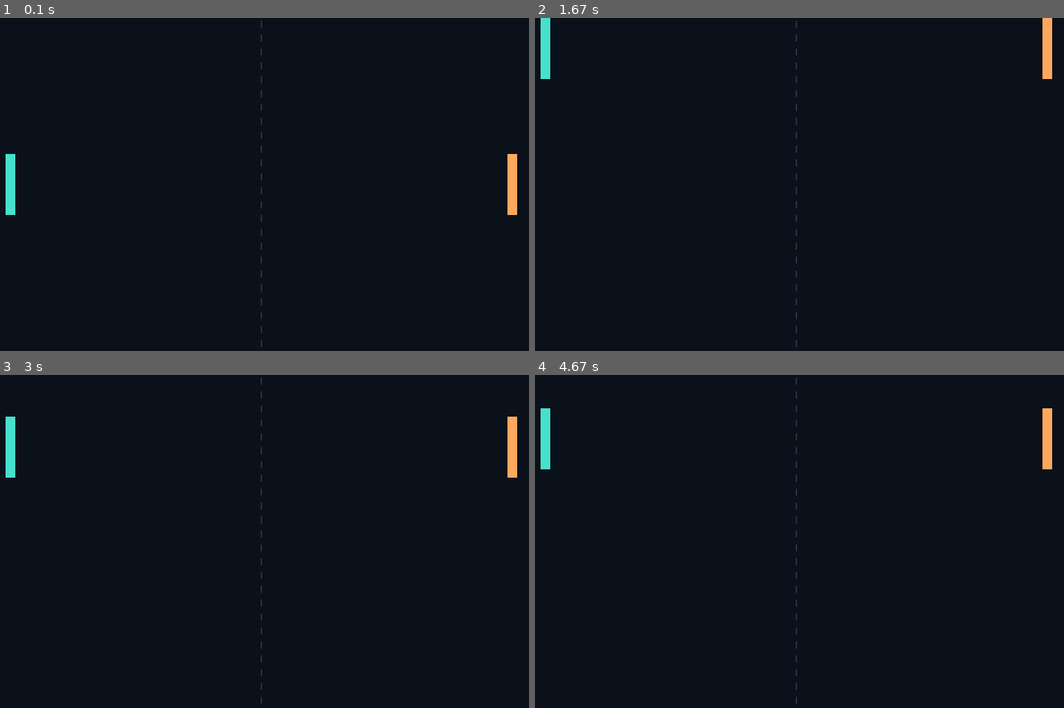
Above: before the commit, frames 1-4 (two rows, left to right).
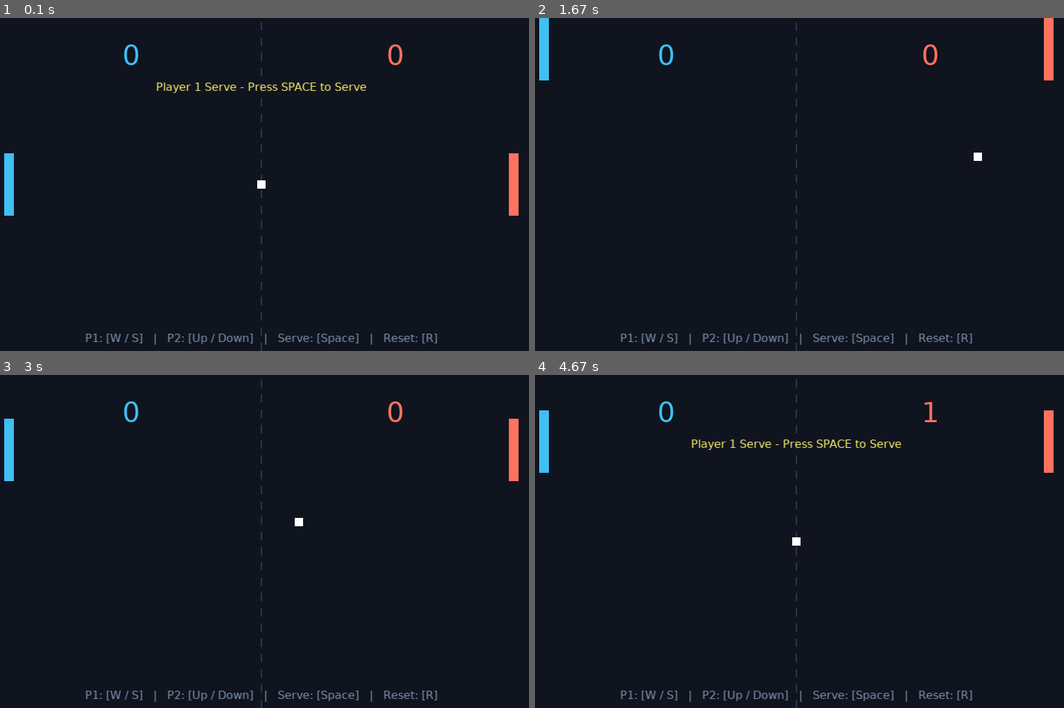
Above: after the commit, the same moments.

Repository: YAQOOBM6874/pong-game
Game: LÖVE game, started from main.lua
Same seed, same stepped clock (60 frames per second), same inputs: the game is played once before the commit and once after it.
Inputs:
- Up to frame 1 (0.1 s): no input
- Up to frame 2 (1.67 s): tap Space at 0.33, 0.73, 1.03, 1.23, 1.53 s; hold R 0.67-1.13 s; hold Up 0.67-1.13 s; hold W 0.67-1.13 s; hold Up 1.17-1.63 s; hold W 1.17-1.63 s
- Up to frame 3 (3 s): hold Down 1.67-1.97 s; hold S 1.67-1.97 s; tap Space at 1.73, 2.07, 2.47, 2.87 s; hold Up 2-2.37 s; hold W 2-2.37 s; hold Down 2.4-2.77 s; hold S 2.4-2.77 s; hold Up from 2.8 s (still down); hold W from 2.8 s (still down)
- Up to frame 4 (4.67 s): release Up at 3.1 s; release W at 3.1 s; hold Down 3.13-3.43 s; hold S 3.13-3.43 s; tap Space at 3.2, 3.53, 3.93, 4.33 s; hold Up 3.47-3.83 s; hold W 3.47-3.83 s; hold Down 3.87-4.23 s; hold S 3.87-4.23 s; hold Up 4.27-4.57 s; hold W 4.27-4.57 s; hold Down from 4.6 s (still down); hold S from 4.6 s (still down)

The runs differ from the first frame. In frame 1, 2.2% of the frame differs, in the area x 0-99%, y 0-100%; in frame 2, 1.8%; in frame 3, 1.8%; in frame 4, 2.2%.

Commit message:
Part 2: ball, AABB collisions, custom features, and README

Diff:
--- a/main.lua
+++ b/main.lua
@@ -1,41 +1,222 @@
-local width, height = 800, 480
-local left, right
-
-local function paddle(x)
-    return { x = x, y = (height - 88) / 2, width = 14, height = 88, speed = 360 }
-end
-
+-- Pong Game in Love2D
+-- Name: Yaqoub Al-Hanbali
+-- Section: 2 / 4
+
+local WINDOW_WIDTH = 800
+local WINDOW_HEIGHT = 480
+
+-- Game states: 'serve' or 'play'
+local gameState = "serve"
+local servingPlayer = 1
+
+local player1Score = 0
+local player2Score = 0
+
+-- Paddle tables storing position, size, and speed
+local player1 = {
+    x = 30,
+    y = 195,
+    width = 14,
+    height = 90,
+    speed = 380
+}
+
+local player2 = {
+    x = WINDOW_WIDTH - 30 - 14,
+    y = 195,
+    width = 14,
+    height = 90,
+    speed = 380
+}
+
+-- Ball table storing position, size, and velocity
+local ball = {
+    x = (WINDOW_WIDTH - 12) / 2,
+    y = (WINDOW_HEIGHT - 12) / 2,
+    width = 12,
+    height = 12,
+    dx = 280,
+    dy = 160
+}
+
+-- Fonts
+local scoreFont
+local smallFont
+
+-- Reset ball to center and set initial speed
+local function resetBall(server)
+    ball.x = (WINDOW_WIDTH - ball.width) / 2
+    ball.y = (WINDOW_HEIGHT - ball.height) / 2
+
+    local speedX = 280
+    local speedY = math.random(-140, 140)
+    if math.abs(speedY) < 40 then
+        speedY = (speedY >= 0 and 60 or -60)
+    end
+
+    if server == 1 then
+        ball.dx = speedX
+    else
+        ball.dx = -speedX
+    end
+    ball.dy = speedY
+end
+
+-- AABB collision detection between two rectangles
+local function checkCollision(r1, r2)
+    return r1.x < r2.x + r2.width and
+           r1.x + r1.width > r2.x and
+           r1.y < r2.y + r2.height and
+           r1.y + r1.height > r2.y
+end
+
+-- 1. love.load: runs once at the beginning to initialize settings and resources
 function love.load()
-    love.window.setMode(width, height)
+    love.window.setMode(WINDOW_WIDTH, WINDOW_HEIGHT, {
+        resizable = false,
+        vsync = true
+    })
     love.window.setTitle("Pong")
-    love.graphics.setBackgroundColor(0.045, 0.065, 0.10)
-    left = paddle(32)
-    right = paddle(width - 32 - 14)
-end
-
-local function movePaddle(p, up, down, dt)
-    local direction = 0
-    if love.keyboard.isDown(up) then direction = direction - 1 end
-    if love.keyboard.isDown(down) then direction = direction + 1 end
-    p.y = math.max(0, math.min(height - p.height, p.y + direction * p.speed * dt))
-end
-
+
+    math.randomseed(os.time())
+
+    scoreFont = love.graphics.newFont(40)
+    smallFont = love.graphics.newFont(16)
+
+    resetBall(servingPlayer)
+end
+
+-- 2. love.update: runs every frame to handle movement, physics, and collisions
 function love.update(dt)
-    movePaddle(left, "w", "s", dt)
-    movePaddle(right, "up", "down", dt)
-end
-
-local function drawRect(r)
-    love.graphics.rectangle("fill", r.x, r.y, r.width, r.height)
-end
-
+    -- Left paddle controls (W / S)
+    if love.keyboard.isDown("w") then
+        player1.y = player1.y - player1.speed * dt
+    elseif love.keyboard.isDown("s") then
+        player1.y = player1.y + player1.speed * dt
+    end
+
+    -- Right paddle controls (Up / Down)
+    if love.keyboard.isDown("up") then
+        player2.y = player2.y - player2.speed * dt
+    elseif love.keyboard.isDown("down") then
+        player2.y = player2.y + player2.speed * dt
+    end
+
+    -- Keep paddles inside the screen
+    player1.y = math.max(0, math.min(WINDOW_HEIGHT - player1.height, player1.y))
+    player2.y = math.max(0, math.min(WINDOW_HEIGHT - player2.height, player2.y))
+
+    -- Ball physics and collisions during active play
+    if gameState == "play" then
+        -- Move ball using horizontal and vertical velocities
+        ball.x = ball.x + ball.dx * dt
+        ball.y = ball.y + ball.dy * dt
+
+        -- Top and bottom wall bouncing
+        if ball.y <= 0 then
+            ball.y = 0
+            ball.dy = -ball.dy
+        elseif ball.y + ball.height >= WINDOW_HEIGHT then
+            ball.y = WINDOW_HEIGHT - ball.height
+            ball.dy = -ball.dy
+        end
+
+        -- Paddle collisions (AABB) + anti-stick repositioning + ball speedup
+        if checkCollision(ball, player1) and ball.dx < 0 then
+            ball.dx = -ball.dx * 1.04 -- custom feature: speed up slightly on hit
+            ball.x = player1.x + player1.width -- push outside paddle to prevent sticking
+
+            -- Add vertical angle variation based on hit position
+            local hitOffset = (ball.y + ball.height / 2) - (player1.y + player1.height / 2)
+            ball.dy = ball.dy + hitOffset * 2.5
+        end
+
+        if checkCollision(ball, player2) and ball.dx > 0 then
+            ball.dx = -ball.dx * 1.04 -- custom feature: speed up slightly on hit
+            ball.x = player2.x - ball.width -- push outside paddle to prevent sticking
+
+            local hitOffset = (ball.y + ball.height / 2) - (player2.y + player2.height / 2)
+            ball.dy = ball.dy + hitOffset * 2.5
+        end
+
+        -- Scoring: Player 2 scores if ball passes left edge
+        if ball.x + ball.width < 0 then
+            player2Score = player2Score + 1
+            servingPlayer = 1
+            resetBall(servingPlayer)
+            gameState = "serve"
+        end
+
+        -- Scoring: Player 1 scores if ball passes right edge
+        if ball.x > WINDOW_WIDTH then
+            player1Score = player1Score + 1
+            servingPlayer = 2
+            resetBall(servingPlayer)
+            gameState = "serve"
+        end
+    end
+end
+
+-- Single-press key events
+function love.keypressed(key)
+    if key == "escape" then
+        love.event.quit()
+    elseif key == "space" then
+        if gameState == "serve" then
+            gameState = "play"
+        end
+    elseif key == "r" then
+        -- Reset game scores and state
+        player1Score = 0
+        player2Score = 0
+        servingPlayer = 1
+        resetBall(servingPlayer)
+        gameState = "serve"
+    end
+end
+
+-- 3. love.draw: runs every frame to draw all visual elements
 function love.draw()
-    love.graphics.setColor(0.15, 0.20, 0.26)
-    for y = 4, height, 20 do
-        love.graphics.rectangle("fill", width / 2 - 1, y, 2, 10)
-    end
-    love.graphics.setColor(0.28, 0.88, 0.80)
-    drawRect(left)
-    love.graphics.setColor(1, 0.66, 0.38)
-    drawRect(right)
-end
+    -- Dark background
+    love.graphics.clear(0.06, 0.08, 0.12)
+
+    -- Dashed center line
+    love.graphics.setColor(0.2, 0.25, 0.32, 0.8)
+    for y = 6, WINDOW_HEIGHT, 22 do
+        love.graphics.rectangle("fill", WINDOW_WIDTH / 2 - 1, y, 2, 12)
+    end
+
+    -- Draw scores
+    love.graphics.setFont(scoreFont)
+    love.graphics.setColor(0.25, 0.75, 0.95) -- Player 1 Cyan
+    love.graphics.print(tostring(player1Score), WINDOW_WIDTH / 4, 30)
+
+    love.graphics.setColor(1.0, 0.45, 0.38) -- Player 2 Coral
+    love.graphics.print(tostring(player2Score), 3 * WINDOW_WIDTH / 4 - 20, 30)
+
+    -- Draw paddles (custom colors)
+    love.graphics.setColor(0.25, 0.75, 0.95)
+    love.graphics.rectangle("fill", player1.x, player1.y, player1.width, player1.height)
+
+    love.graphics.setColor(1.0, 0.45, 0.38)
+    love.graphics.rectangle("fill", player2.x, player2.y, player2.width, player2.height)
+
+    -- Draw ball
+    love.graphics.setColor(1, 1, 1)
+    love.graphics.rectangle("fill", ball.x, ball.y, ball.width, ball.height)
+
+    -- UI state text
+    love.graphics.setFont(smallFont)
+    if gameState == "serve" then
+        love.graphics.setColor(1, 0.95, 0.4)
+        local msg = "Player " .. servingPlayer .. " Serve - Press SPACE to Serve"
+        local textW = smallFont:getWidth(msg)
+        love.graphics.print(msg, (WINDOW_WIDTH - textW) / 2, 90)
+    end
+
+    -- Controls help
+    love.graphics.setColor(0.5, 0.58, 0.68)
+    local controls = "P1: [W / S]   |   P2: [Up / Down]   |   Serve: [Space]   |   Reset: [R]"
+    local ctrlW = smallFont:getWidth(controls)
+    love.graphics.print(controls, (WINDOW_WIDTH - ctrlW) / 2, WINDOW_HEIGHT - 28)
+end
Binary file added: demo/pong_demo.gif
Binary file added: screenshots/screenshot.png
Not shown, added: demo/pong_demo.mp4
